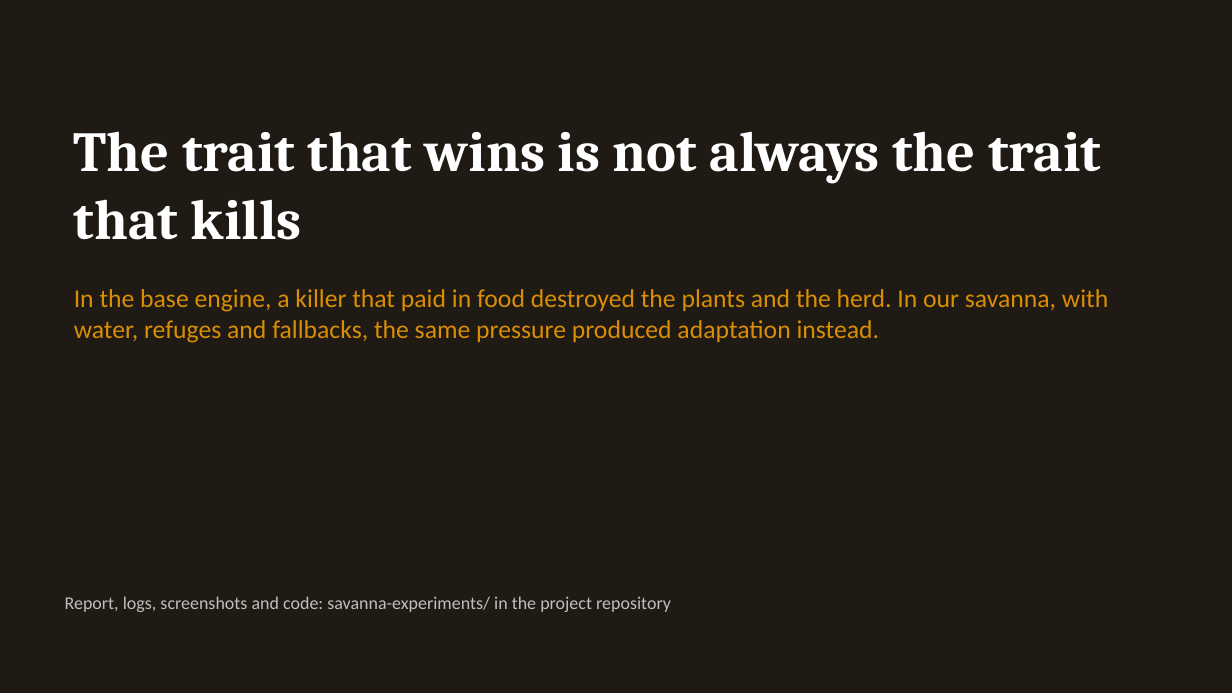
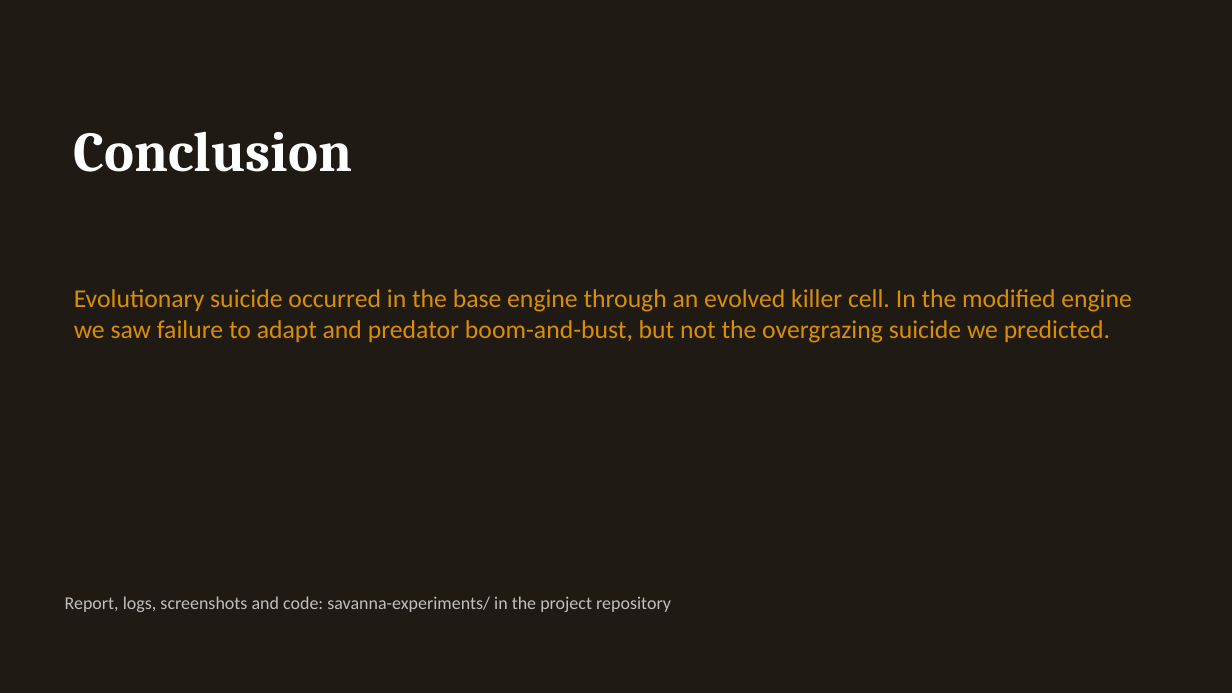
Before and after one commit to Tjeludo/LifeEngine, a slide deck: slide 23 of presentation/Evolutionary-Suicide-LifeEngine.pptx. Drawn at 1232x693 pixels with LibreOffice and Linux fonts; fonts in the diff are those of the drawing. Boxes give left, top, right and bottom in pixels: in the first picture for what was removed or moved away, otherwise in the second. Text is boxed around its words. In the diff, an @@ line names an element or a change of style, - is before the commit and + after.

Commit message:
Rewrite report and slides for clarity; tidy deck build script
Report reorganised into introduction, species, base engine and modified
engine sections with the verdict after the evidence. Slide titles made
descriptive. Deck build no longer depends on an external theme helper.

```diff
--- a/presentation/Evolutionary-Suicide-LifeEngine.pptx
+++ b/presentation/Evolutionary-Suicide-LifeEngine.pptx
@@ title at [74, 131, 353, 172]: text changed @@
-The trait that wins is not always the trait that kills
+Conclusion
@@ text at [74, 289, 1132, 343]: text changed @@
-In the base engine, a killer that paid in food destroyed the plants and the herd. In our savanna, with water, refuges and fallbacks, the same pressure produced adaptation instead.
+Evolutionary suicide occurred in the base engine through an evolved killer cell. In the modified engine we saw failure to adapt and predator boom-and-bust, but not the overgrazing suicide we predicted.
```
Also in this commit, not shown: 19 other slides changed, 1 slide added, 1 slide removed, 3 other files.
